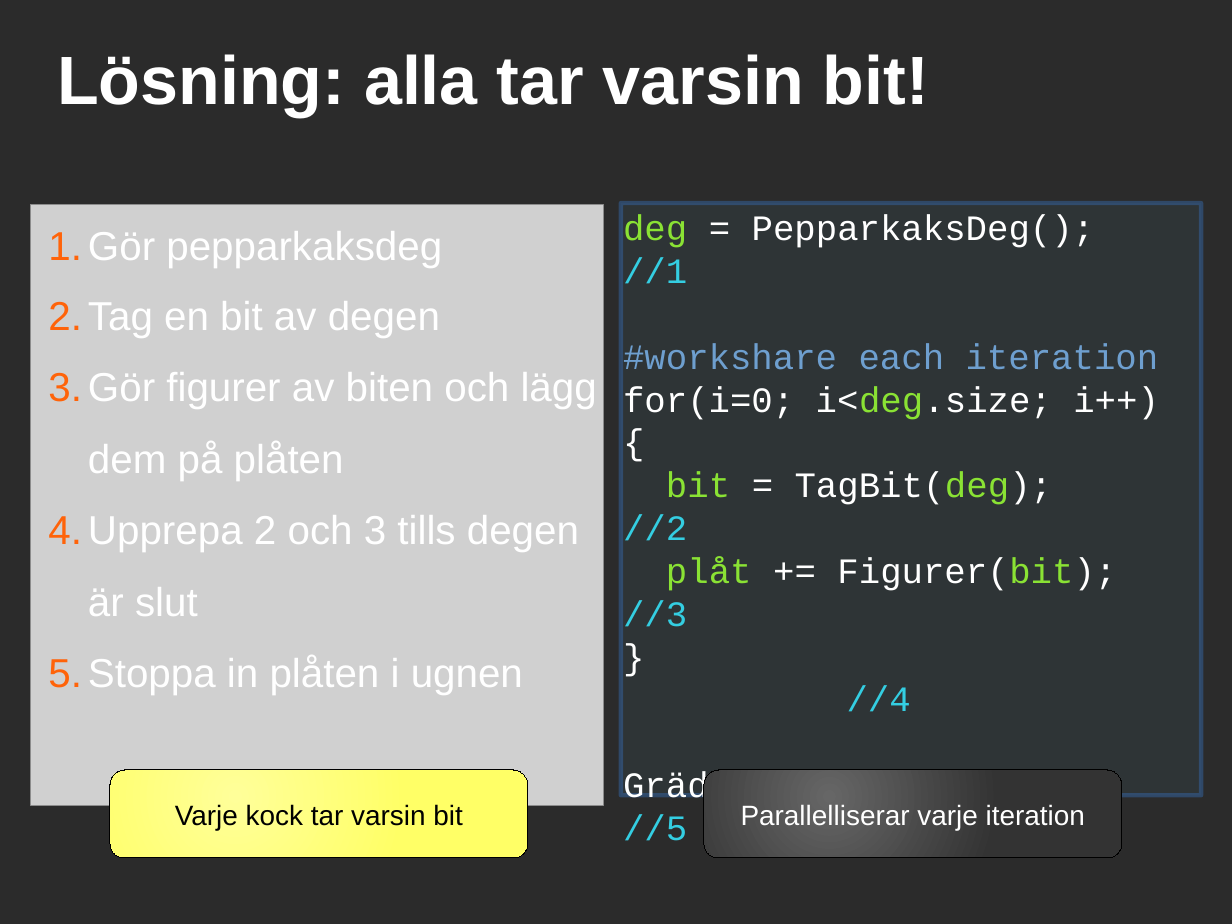
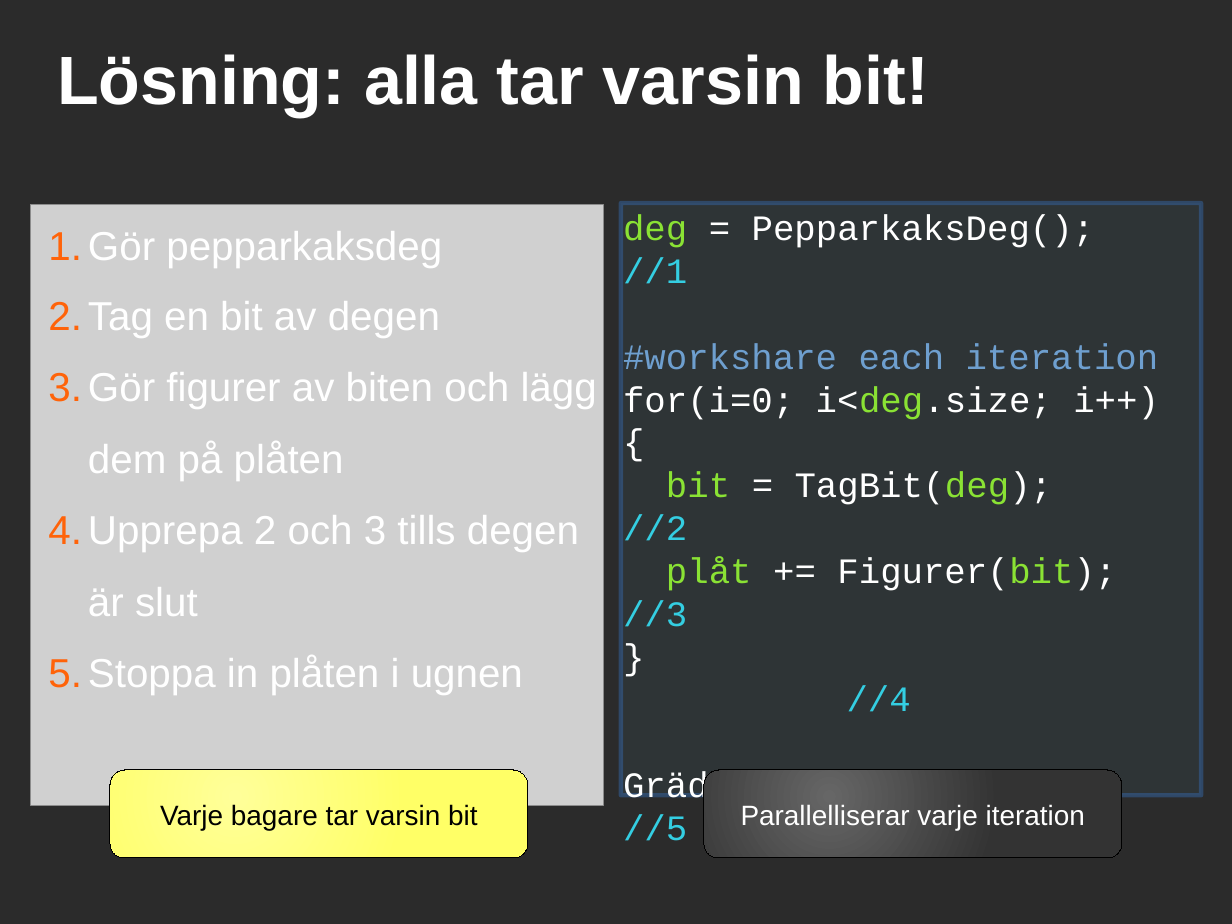
Before and after one commit to saifthe1/openfoam-openmp, a slide deck: slide 7 of presentation/pres.odp. Drawn at 1232x924 pixels with LibreOffice and Linux fonts; fonts in the diff are those of the drawing; grey boxes stand for pictures; background and template pictures are left out; a plain dark background stands for a picture behind light text. Boxes give left, top, right and bottom in pixels: in the first picture for what was removed or moved away, otherwise in the second. Text is boxed around its words. In the diff, an @@ line names an element or a change of style, - is before the commit and + after.

```diff
--- a/presentation/pres.odp
+++ b/presentation/pres.odp
@@ text in rounded rectangle at (x1=160, y1=804, x2=477, y2=830): text changed @@
-Varje kock tar varsin bit
+Varje bagare tar varsin bit
```
Also in this commit, not shown: 2 other slides changed.
